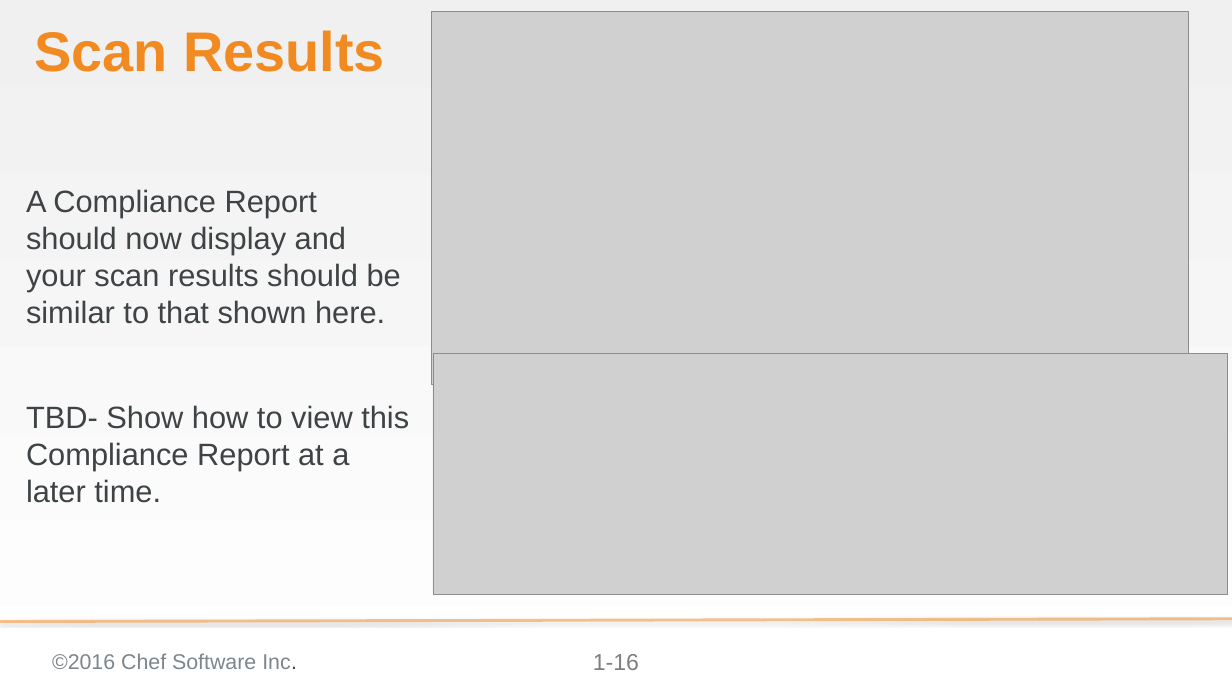
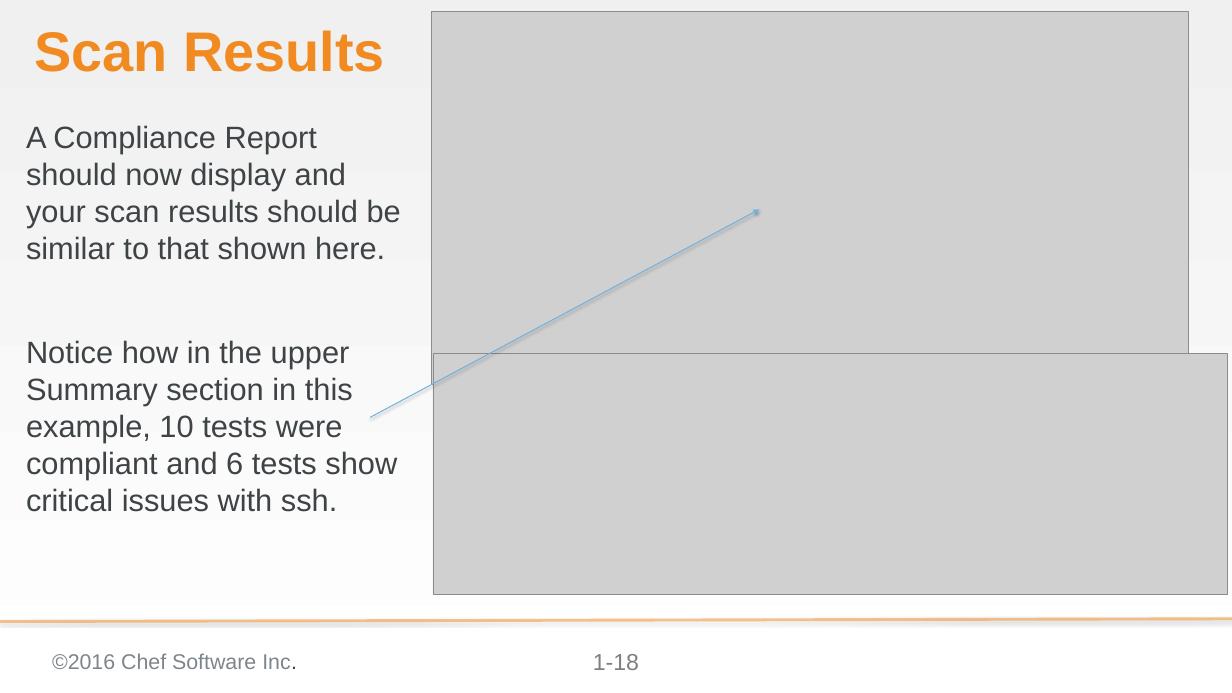
Before and after one commit to bchamby/chef-compliance-installation-configuration-operation, a slide deck: slide 18 of 03-initial-configuration-scans.pptx (slide 16 before the commit). Drawn at 1232x693 pixels with LibreOffice and Linux fonts; fonts in the diff are those of the drawing; grey boxes stand for pictures; background and template pictures are left out. Boxes give left, top, right and bottom in pixels: in the first picture for what was removed or moved away, otherwise in the second. Text is boxed around its words. In the diff, an @@ line names an element or a change of style, - is before the commit and + after.

```diff
--- a/03-initial-configuration-scans.pptx
+++ b/03-initial-configuration-scans.pptx
@@ text "A Compliance Report should now ...": place and size @@
-text "A Compliance Report should now ..." at [26,189,409,503]
+text "A Compliance Report should now ..." at [26,125,401,512]
@@ arrow added from (370, 417) to (759, 209), #6BB2E2 1 pt @@
@@ text at [26,340,397,512]: text changed @@
-TBD- Show how to view this Compliance Report at a later time.
+Notice how in the upper Summary section in this example, 10 tests were compliant and 6 tests show critical issues with ssh.
@@ page number at [593,654,639,670]: text changed @@
-1-16
+1-18
```
Also in this commit, not shown: 3 other slides changed, 7 slides added, 1 slide removed.
